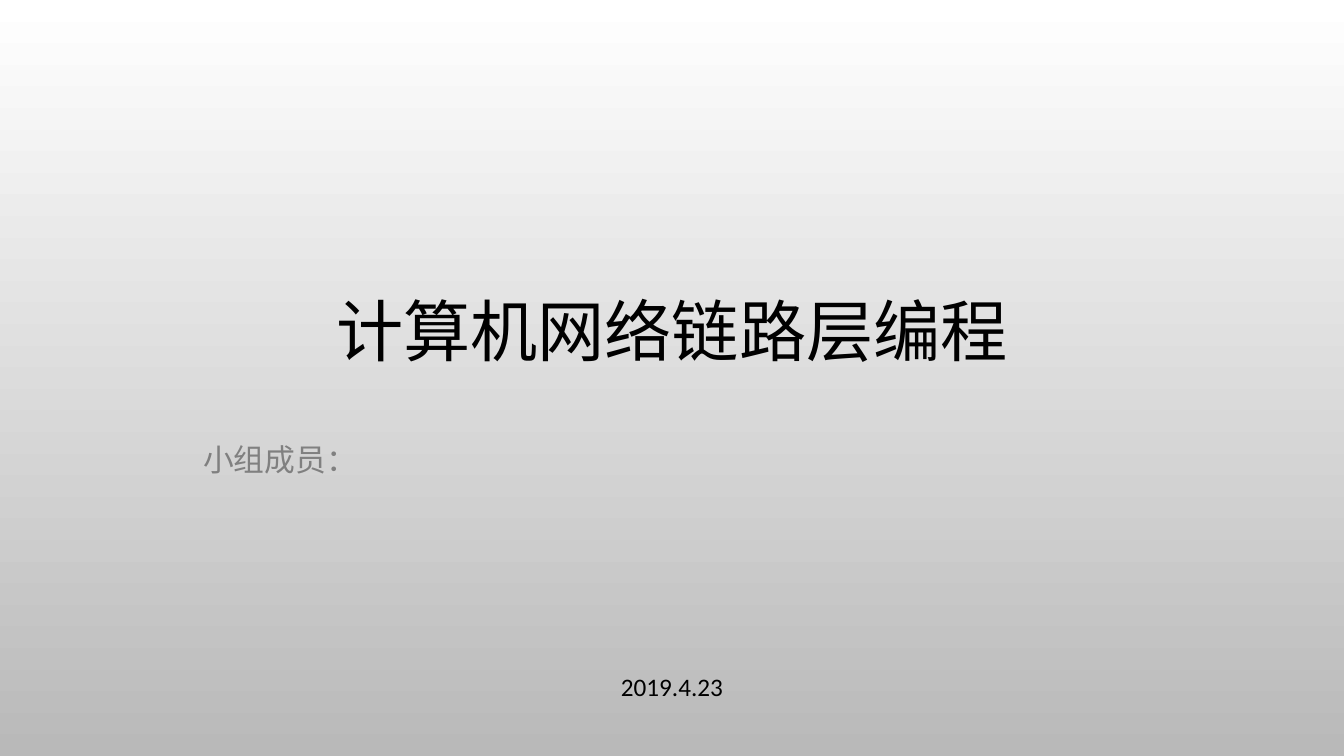
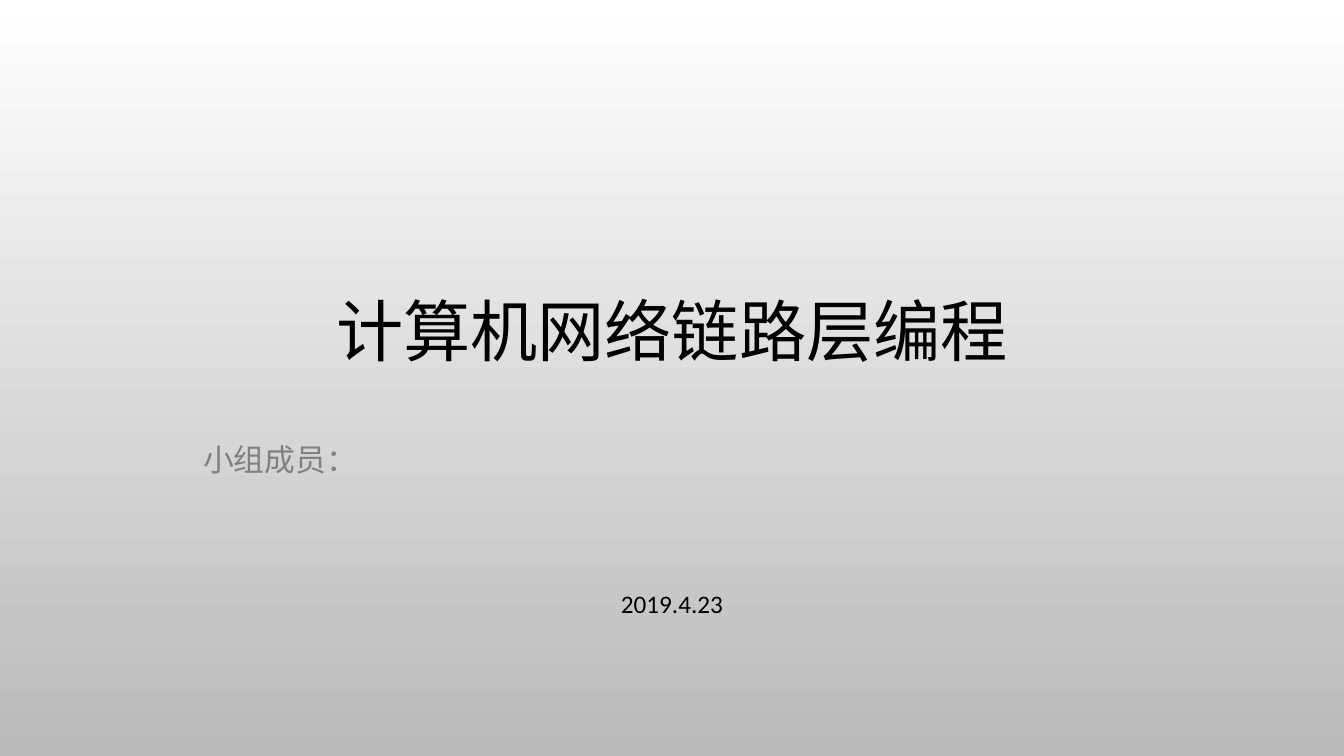
Before and after one commit to Tim-xiaofan/computer_network, a slide deck: slide 1 of python/ppt/ppt-chapter3.pptx. Drawn at 1344x756 pixels with LibreOffice and Linux fonts; fonts in the diff are those of the drawing; background and template pictures are left out. Boxes give left, top, right and bottom in pixels: in the first picture for what was removed or moved away, otherwise in the second. Text is boxed around its words. In the diff, an @@ line names an element or a change of style, - is before the commit and + after.

```diff
--- a/python/ppt/ppt-chapter3.pptx
+++ b/python/ppt/ppt-chapter3.pptx
@@ text "2019.4.23": place and size @@
-text "2019.4.23" at bbox=[621, 679, 723, 696]
+text "2019.4.23" at bbox=[621, 596, 723, 613]
```
Also in this commit, not shown: 9 other slides changed, 6 slides added, 5 slides removed.
